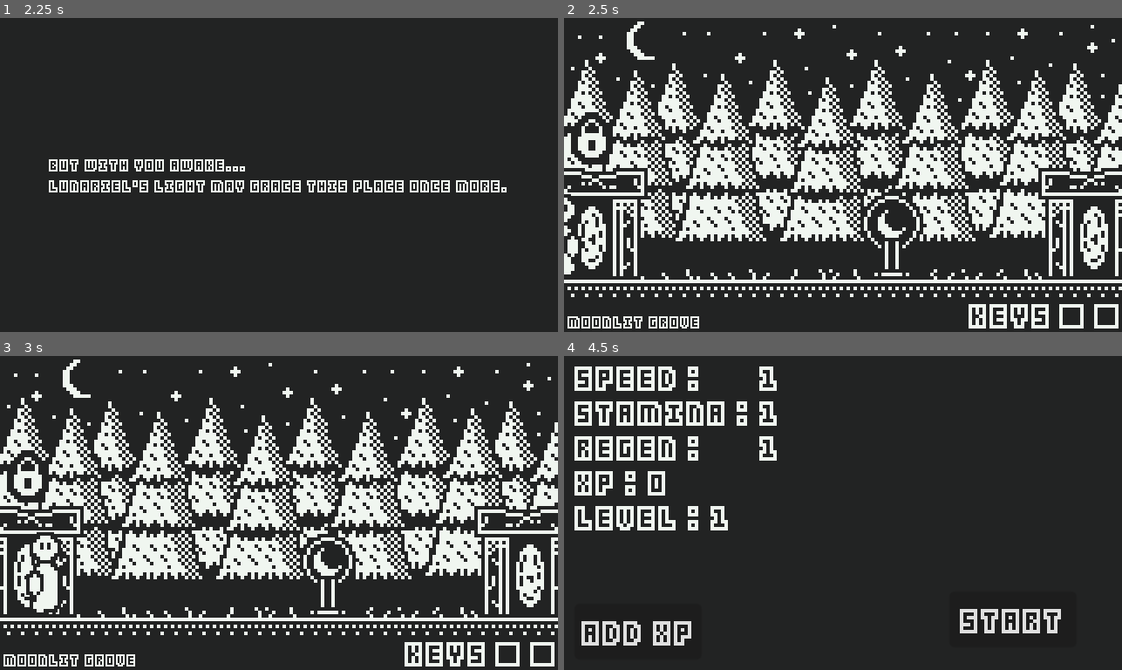
Above: before the commit, frames 1-4 (two rows, left to right).
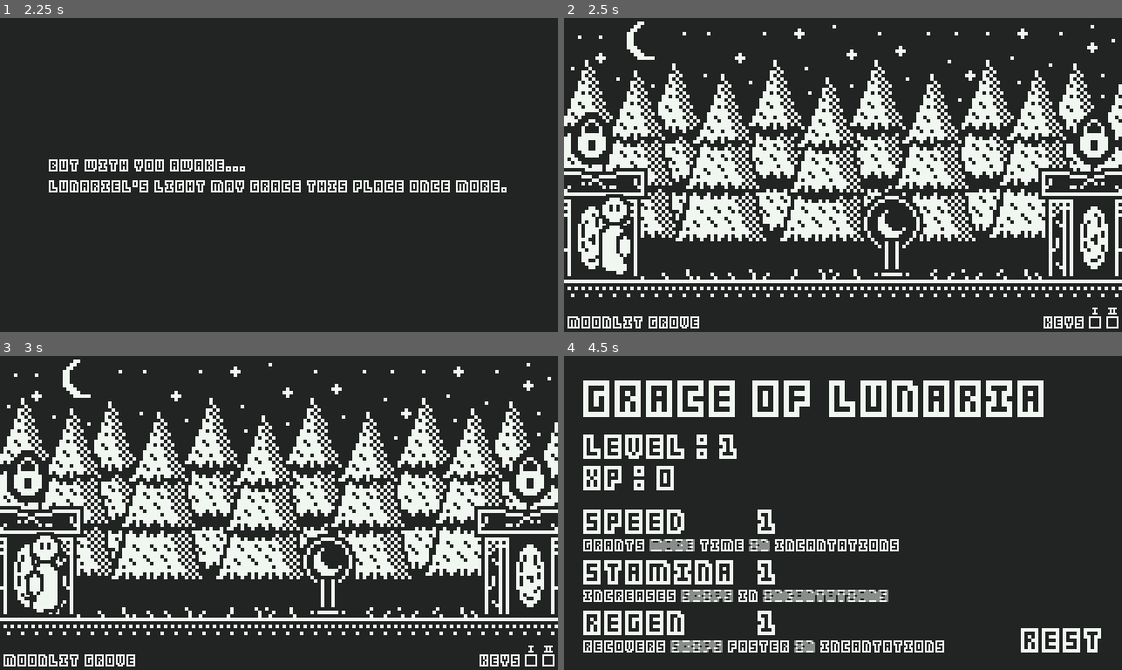
Above: after the commit, the same moments.

Repository: SolarLabyrinth/Lunariel
Game: Godot game, scene res://Scenes/MainMenu.tscn
The game is run twice, just before and just after one commit, with the same random seed, the same clock (stepped at 60 frames per second) and the same inputs.
Inputs (mouse positions are in pixels of both pictures, inside the frame that each line leads up to):
- Up to frame 1 (2.25 s): click (279, 190) at 0.5 s; tap Enter (ui_accept) at 1.25, 1.52, 2 s; move the mouse to (401, 159) at 1.27 s; hold Right (ui_right) 1.28-2.03 s; tap E (sl_interact) at 1.35 s; move the mouse to (167, 190) at 2.02 s; hold Left (ui_left) from 2.03 s (still down); click (167, 190) at 2.1 s
- Up to frame 2 (2.5 s): keep holding Left (ui_left); tap Enter (ui_accept) at 2.27 s
- Up to frame 3 (3 s): move the mouse to (334, 443) at 2.77 s; release Left (ui_left) at 2.78 s; hold Right (ui_right) from 2.78 s (still down); tap E (sl_interact) at 2.85 s
- Up to frame 4 (4.5 s): move the mouse to (815, 575) at 3.52 s; click (815, 575) at 3.6 s; tap Enter (ui_accept) at 3.77 s; move the mouse to (1010, 560) at 4.27 s; release Right (ui_right) at 4.28 s; hold Left (ui_left) from 4.28 s (still down); tap E (sl_interact) at 4.35 s

Frame 1 is identical in both runs. In frame 2, 2.5% of the frame differs, in the area x 0-100%, y 30-99%; in frame 3, 1.6%; in frame 4, 18%, in the area x 1-97%, y 3-95%.

Commit message:
locks

Diff:
--- a/Resources/player_stats.gd
+++ b/Resources/player_stats.gd
@@ -4,7 +4,7 @@
 	get():
 		return 1 + (stamina_regen - 1) + (stamina_amount - 1) + (wpm_adjustment - 1)
 
-@export var xp := 2:
+@export var xp := 0:
 	set(value):
 		var newValue = clamp(value, 0, 999)
 		if newValue != xp:
--- a/Resources/player_stats.tres
+++ b/Resources/player_stats.tres
@@ -5,17 +5,7 @@
 [resource]
 script = ExtResource("1_lqrrj")
 level = 1
-xp = 0
+xp = 2
 stamina_regen = 1
 stamina_amount = 1
 wpm_adjustment = 1
-test_wpm = 70
-test_xp_value = 1
-test_text = "By ancient light and purest flame,
-From shadow's grasp, I reclaim.
-Spirits of earth, air, water, and fire,
-Cleanse this place, lift the dire.
-From roots to leaves, night shall flee,
-Restore this forest, blessed be.
-Darkness gone, light’s embrace,
-Peace and life, now take their place."
--- a/Resources/world_stats.tres
+++ b/Resources/world_stats.tres
@@ -4,5 +4,18 @@
 
 [resource]
 script = ExtResource("1_f8e6y")
-current_level = 0
-player_x = 0
+current_level = 1
+player_x = 110.0
+player_face = "right"
+last_grace_level = null
+last_grace_x = null
+last_grace_face = null
+current_enemy_id = 0
+current_wpm = 70
+current_xp = 1
+current_text = "test"
+keys = {
+1: false,
+2: false
+}
+enemies = null
--- a/Scenes/Levels/Level1.tscn
+++ b/Scenes/Levels/Level1.tscn
@@ -6,7 +6,6 @@
 [ext_resource type="PackedScene" uid="uid://bytubugb5uuw3" path="res://Things/Player.tscn" id="2_kilnd"]
 [ext_resource type="PackedScene" uid="uid://b3ut4j5jl2dct" path="res://Things/Door.tscn" id="3_auagh"]
 [ext_resource type="Theme" uid="uid://bahunhngepcwh" path="res://Resources/ui-theme.tres" id="6_1ider"]
-[ext_resource type="PackedScene" uid="uid://cqu0feemqe45k" path="res://Things/KeysUI.tscn" id="7_m77si"]
 
 [node name="Level1" type="Node2D"]
 script = ExtResource("1_0dagy")
@@ -41,6 +40,3 @@
 fit_content = true
 scroll_active = false
 autowrap_mode = 0
-
-[node name="KeysUi" parent="." instance=ExtResource("7_m77si")]
-position = Vector2(550, 342)
--- a/Scenes/Levels/Level2.tscn
+++ b/Scenes/Levels/Level2.tscn
@@ -6,7 +6,6 @@
 [ext_resource type="PackedScene" uid="uid://bvl874wa3nmyj" path="res://Things/floor.tscn" id="2_p00eh"]
 [ext_resource type="PackedScene" uid="uid://dr71kej45meo" path="res://Things/Enemy.tscn" id="3_pf2h0"]
 [ext_resource type="Theme" uid="uid://bahunhngepcwh" path="res://Resources/ui-theme.tres" id="6_awune"]
-[ext_resource type="PackedScene" uid="uid://cqu0feemqe45k" path="res://Things/KeysUI.tscn" id="7_8uai6"]
 
 [node name="Level2" type="Node2D"]
 script = ExtResource("1_wv4bw")
@@ -46,6 +45,3 @@
 fit_content = true
 scroll_active = false
 autowrap_mode = 0
-
-[node name="KeysUi" parent="." instance=ExtResource("7_8uai6")]
-position = Vector2(550, 342)
--- a/Scenes/Levels/Level3.tscn
+++ b/Scenes/Levels/Level3.tscn
@@ -6,7 +6,6 @@
 [ext_resource type="PackedScene" uid="uid://c31pd0pwwwyci" path="res://Things/Grace.tscn" id="4_rp4xi"]
 [ext_resource type="PackedScene" uid="uid://bytubugb5uuw3" path="res://Things/Player.tscn" id="5_2fvii"]
 [ext_resource type="Theme" uid="uid://bahunhngepcwh" path="res://Resources/ui-theme.tres" id="6_l6tvp"]
-[ext_resource type="PackedScene" uid="uid://cqu0feemqe45k" path="res://Things/KeysUI.tscn" id="7_praku"]
 
 [node name="Level3" type="Node2D"]
 
@@ -45,6 +44,3 @@
 fit_content = true
 scroll_active = false
 autowrap_mode = 0
-
-[node name="KeysUi" parent="." instance=ExtResource("7_praku")]
-position = Vector2(550, 342)
--- a/Scenes/Levels/Level4.tscn
+++ b/Scenes/Levels/Level4.tscn
@@ -6,7 +6,6 @@
 [ext_resource type="PackedScene" uid="uid://bytubugb5uuw3" path="res://Things/Player.tscn" id="4_280mj"]
 [ext_resource type="PackedScene" uid="uid://dkj31suye1iqr" path="res://Things/Key.tscn" id="5_rrmxv"]
 [ext_resource type="Theme" uid="uid://bahunhngepcwh" path="res://Resources/ui-theme.tres" id="6_f02n7"]
-[ext_resource type="PackedScene" uid="uid://cqu0feemqe45k" path="res://Things/KeysUI.tscn" id="7_5etro"]
 
 [node name="Level4" type="Node2D"]
 
@@ -44,6 +43,3 @@
 fit_content = true
 scroll_active = false
 autowrap_mode = 0
-
-[node name="KeysUi" parent="." instance=ExtResource("7_5etro")]
-position = Vector2(550, 342)
--- a/Scenes/Levels/Level5.tscn
+++ b/Scenes/Levels/Level5.tscn
@@ -6,7 +6,6 @@
 [ext_resource type="PackedScene" uid="uid://c31pd0pwwwyci" path="res://Things/Grace.tscn" id="4_nvnbx"]
 [ext_resource type="PackedScene" uid="uid://bytubugb5uuw3" path="res://Things/Player.tscn" id="5_d3lse"]
 [ext_resource type="Theme" uid="uid://bahunhngepcwh" path="res://Resources/ui-theme.tres" id="6_kifn6"]
-[ext_resource type="PackedScene" uid="uid://cqu0feemqe45k" path="res://Things/KeysUI.tscn" id="7_f87t5"]
 
 [node name="Level5" type="Node2D"]
 
@@ -46,6 +45,3 @@
 fit_content = true
 scroll_active = false
 autowrap_mode = 0
-
-[node name="KeysUi" parent="." instance=ExtResource("7_f87t5")]
-position = Vector2(550, 342)
--- a/Scenes/Levels/Level6.tscn
+++ b/Scenes/Levels/Level6.tscn
@@ -6,7 +6,6 @@
 [ext_resource type="PackedScene" uid="uid://dkj31suye1iqr" path="res://Things/Key.tscn" id="4_py58y"]
 [ext_resource type="PackedScene" uid="uid://bytubugb5uuw3" path="res://Things/Player.tscn" id="4_wah20"]
 [ext_resource type="Theme" uid="uid://bahunhngepcwh" path="res://Resources/ui-theme.tres" id="6_rroaw"]
-[ext_resource type="PackedScene" uid="uid://cqu0feemqe45k" path="res://Things/KeysUI.tscn" id="7_r3t0q"]
 
 [node name="Level6" type="Node2D"]
 
@@ -43,6 +42,3 @@
 fit_content = true
 scroll_active = false
 autowrap_mode = 0
-
-[node name="KeysUi" parent="." instance=ExtResource("7_r3t0q")]
-position = Vector2(550, 342)
--- a/Scenes/Levels/Level7.tscn
+++ b/Scenes/Levels/Level7.tscn
@@ -6,7 +6,6 @@
 [ext_resource type="PackedScene" uid="uid://c31pd0pwwwyci" path="res://Things/Grace.tscn" id="4_0q1b7"]
 [ext_resource type="PackedScene" uid="uid://bytubugb5uuw3" path="res://Things/Player.tscn" id="5_546ek"]
 [ext_resource type="Theme" uid="uid://bahunhngepcwh" path="res://Resources/ui-theme.tres" id="6_3o7tk"]
-[ext_resource type="PackedScene" uid="uid://cqu0feemqe45k" path="res://Things/KeysUI.tscn" id="7_d13j5"]
 
 [node name="Level7" type="Node2D"]
 
@@ -46,6 +45,3 @@
 fit_content = true
 scroll_active = false
 autowrap_mode = 0
-
-[node name="KeysUi" parent="." instance=ExtResource("7_d13j5")]
-position = Vector2(550, 342)
--- a/Scenes/Levels/Level8.tscn
+++ b/Scenes/Levels/Level8.tscn
@@ -1,11 +1,10 @@
-[gd_scene load_steps=7 format=3 uid="uid://bxbtrpv4tcxbt"]
+[gd_scene load_steps=6 format=3 uid="uid://bxbtrpv4tcxbt"]
 
 [ext_resource type="PackedScene" uid="uid://bvl874wa3nmyj" path="res://Things/floor.tscn" id="1_i801v"]
 [ext_resource type="PackedScene" uid="uid://b3ut4j5jl2dct" path="res://Things/Door.tscn" id="2_mj0e3"]
 [ext_resource type="PackedScene" uid="uid://dr71kej45meo" path="res://Things/Enemy.tscn" id="3_upc2u"]
 [ext_resource type="PackedScene" uid="uid://bytubugb5uuw3" path="res://Things/Player.tscn" id="4_gx8dn"]
 [ext_resource type="Theme" uid="uid://bahunhngepcwh" path="res://Resources/ui-theme.tres" id="5_sfek8"]
-[ext_resource type="PackedScene" uid="uid://cqu0feemqe45k" path="res://Things/KeysUI.tscn" id="6_lbxbr"]
 
 [node name="Level8" type="Node2D"]
 
@@ -43,6 +42,3 @@
 fit_content = true
 scroll_active = false
 autowrap_mode = 0
-
-[node name="KeysUi" parent="." instance=ExtResource("6_lbxbr")]
-position = Vector2(550, 342)
--- a/Scenes/StatsScreen.tscn
+++ b/Scenes/StatsScreen.tscn
@@ -27,6 +27,14 @@
 [sub_resource type="AtlasTexture" id="AtlasTexture_vgmmq"]
 atlas = ExtResource("3_3s8br")
 region = Rect2(36, 3, 9, 9)
+
+[sub_resource type="AtlasTexture" id="AtlasTexture_yaxhj"]
+atlas = ExtResource("3_3s8br")
+region = Rect2(96, 128, 27, 11)
+
+[sub_resource type="AtlasTexture" id="AtlasTexture_5l4vv"]
+atlas = ExtResource("3_3s8br")
+region = Rect2(64, 128, 27, 11)
 
 [node name="StatsScreen" type="Node2D"]
 script = ExtResource("1_stej8")
@@ -40,66 +48,68 @@
 
 [node name="SpeedLabel" type="RichTextLabel" parent="Control"]
 layout_mode = 0
-offset_left = 6.0
-offset_right = 129.0
-offset_bottom = 28.0
-theme = ExtResource("1_ev4kd")
-text = "Speed :"
+offset_left = 10.5
+offset_top = 82.0
+offset_right = 133.5
+offset_bottom = 110.0
+theme = ExtResource("1_ev4kd")
+text = "Speed		"
 
 [node name="StaminaLabel" type="RichTextLabel" parent="Control"]
 layout_mode = 0
-offset_left = 6.0
-offset_top = 20.0
-offset_right = 129.0
-offset_bottom = 48.0
-theme = ExtResource("1_ev4kd")
-text = "Stamina :"
+offset_left = 10.5
+offset_top = 110.5
+offset_right = 133.5
+offset_bottom = 138.5
+theme = ExtResource("1_ev4kd")
+text = "Stamina	"
 
 [node name="RegenLabel" type="RichTextLabel" parent="Control"]
 layout_mode = 0
-offset_left = 6.0
-offset_top = 40.0
-offset_right = 129.0
-offset_bottom = 68.0
-theme = ExtResource("1_ev4kd")
-text = "Regen :"
+offset_left = 10.5
+offset_top = 140.0
+offset_right = 133.5
+offset_bottom = 168.0
+theme = ExtResource("1_ev4kd")
+text = "Regen		"
 
 [node name="SpeedValue" type="RichTextLabel" parent="Control"]
 unique_name_in_owner = true
 layout_mode = 0
-offset_left = 112.0
-offset_right = 129.0
-offset_bottom = 28.0
+offset_left = 111.0
+offset_top = 82.0
+offset_right = 128.0
+offset_bottom = 110.0
 theme = ExtResource("1_ev4kd")
 text = "1"
 
 [node name="StaminaValue" type="RichTextLabel" parent="Control"]
 unique_name_in_owner = true
 layout_mode = 0
-offset_left = 112.0
-offset_top = 20.0
+offset_left = 111.0
+offset_top = 110.5
+offset_right = 127.0
+offset_bottom = 138.5
+theme = ExtResource("1_ev4kd")
+text = "1"
+
+[node name="RegenValue" type="RichTextLabel" parent="Control"]
+unique_name_in_owner = true
+layout_mode = 0
+offset_left = 111.0
+offset_top = 140.0
 offset_right = 128.0
-offset_bottom = 48.0
-theme = ExtResource("1_ev4kd")
-text = "1"
-
-[node name="RegenValue" type="RichTextLabel" parent="Control"]
-unique_name_in_owner = true
-layout_mode = 0
-offset_left = 112.0
-offset_top = 40.0
-offset_right = 129.0
-offset_bottom = 68.0
+offset_bottom = 168.0
 theme = ExtResource("1_ev4kd")
 text = "1"
 
 [node name="SpeedAddButton" type="TextureButton" parent="Control"]
 unique_name_in_owner = true
 layout_mode = 0
-offset_left = 125.0
-offset_top = 4.0
-offset_right = 134.0
-offset_bottom = 13.0
+offset_left = 124.0
+offset_top = 86.0
+offset_right = 133.0
+offset_bottom = 95.0
 scale = Vector2(2, 2)
 theme = ExtResource("1_ev4kd")
 texture_normal = SubResource("AtlasTexture_regt6")
@@ -108,10 +118,10 @@
 [node name="StaminaAddButton" type="TextureButton" parent="Control"]
 unique_name_in_owner = true
 layout_mode = 0
-offset_left = 125.0
-offset_top = 24.0
-offset_right = 134.0
-offset_bottom = 33.0
+offset_left = 124.0
+offset_top = 114.5
+offset_right = 133.0
+offset_bottom = 123.5
 scale = Vector2(2, 2)
 theme = ExtResource("1_ev4kd")
 texture_normal = SubResource("AtlasTexture_4y6xp")
@@ -120,10 +130,10 @@
 [node name="RegenAddButton" type="TextureButton" parent="Control"]
 unique_name_in_owner = true
 layout_mode = 0
-offset_left = 125.0
-offset_top = 43.5
-offset_right = 134.0
-offset_bottom = 52.5
+offset_left = 124.0
+offset_top = 143.5
+offset_right = 133.0
+offset_bottom = 152.5
 scale = Vector2(2, 2)
 theme = ExtResource("1_ev4kd")
 texture_normal = SubResource("AtlasTexture_s8j7j")
@@ -132,19 +142,19 @@
 [node name="AddXPButton" type="Button" parent="Control"]
 unique_name_in_owner = true
 layout_mode = 0
-offset_left = 6.0
-offset_top = 142.0
-offset_right = 79.0
-offset_bottom = 174.0
+offset_left = 330.0
+offset_top = 102.5
+offset_right = 403.0
+offset_bottom = 134.5
 theme = ExtResource("1_ev4kd")
 text = "Add XP"
 
 [node name="XPLabel" type="RichTextLabel" parent="Control"]
 layout_mode = 0
-offset_left = 6.0
-offset_top = 60.0
-offset_right = 45.0
-offset_bottom = 88.0
+offset_left = 10.5
+offset_top = 57.0
+offset_right = 49.5
+offset_bottom = 85.0
 theme = ExtResource("1_ev4kd")
 text = "XP :"
 scroll_active = false
@@ -152,19 +162,19 @@
 [node name="XPValue" type="RichTextLabel" parent="Control"]
 unique_name_in_owner = true
 layout_mode = 0
-offset_left = 48.0
-offset_top = 60.0
-offset_right = 121.0
-offset_bottom = 88.0
+offset_left = 52.5
+offset_top = 57.0
+offset_right = 125.5
+offset_bottom = 85.0
 theme = ExtResource("1_ev4kd")
 text = "0"
 
 [node name="LevelLabel" type="RichTextLabel" parent="Control"]
 layout_mode = 0
-offset_left = 6.0
-offset_top = 80.0
-offset_right = 81.0
-offset_bottom = 108.0
+offset_left = 10.5
+offset_top = 39.0
+offset_right = 85.5
+offset_bottom = 67.0
 theme = ExtResource("1_ev4kd")
 text = "Level :"
 scroll_active = false
@@ -172,22 +182,76 @@
 [node name="Levelvalue" type="RichTextLabel" parent="Control"]
 unique_name_in_owner = true
 layout_mode = 0
-offset_left = 84.0
-offset_top = 80.0
-offset_right = 127.0
-offset_bottom = 108.0
-theme = ExtResource("1_ev4kd")
-text = "1"
-
-[node name="AddXPButton2" type="Button" parent="Control"]
-unique_name_in_owner = true
-layout_mode = 0
-offset_left = 220.5
-offset_top = 134.5
-offset_right = 293.5
-offset_bottom = 166.5
-theme = ExtResource("1_ev4kd")
-text = "Start"
+offset_left = 88.5
+offset_top = 39.0
+offset_right = 131.5
+offset_bottom = 67.0
+theme = ExtResource("1_ev4kd")
+text = "1"
+
+[node name="AddXPButton2" type="TextureButton" parent="Control"]
+unique_name_in_owner = true
+layout_mode = 0
+offset_left = 258.0
+offset_top = 151.5
+offset_right = 285.0
+offset_bottom = 162.5
+scale = Vector2(2, 2)
+theme = ExtResource("1_ev4kd")
+texture_normal = SubResource("AtlasTexture_yaxhj")
+texture_hover = SubResource("AtlasTexture_5l4vv")
+
+[node name="RichTextLabel" type="RichTextLabel" parent="Control"]
+layout_mode = 0
+offset_left = 11.0
+offset_top = 4.5
+offset_right = 278.0
+offset_bottom = 44.5
+theme = ExtResource("1_ev4kd")
+theme_override_font_sizes/normal_font_size = 24
+text = "Grace of Lunaria"
+fit_content = true
+scroll_active = false
+autowrap_mode = 0
+
+[node name="RichTextLabel2" type="RichTextLabel" parent="Control"]
+layout_mode = 0
+offset_left = 10.5
+offset_top = 102.0
+offset_right = 182.5
+offset_bottom = 114.0
+theme = ExtResource("1_ev4kd")
+theme_override_font_sizes/normal_font_size = 8
+text = "Grants More Time In Incantations"
+fit_content = true
+scroll_active = false
+autowrap_mode = 0
+
+[node name="RichTextLabel3" type="RichTextLabel" parent="Control"]
+layout_mode = 0
+offset_left = 10.5
+offset_top = 131.0
+offset_right = 182.5
+offset_bottom = 143.0
+theme = ExtResource("1_ev4kd")
+theme_override_font_sizes/normal_font_size = 8
+text = "Increases Skips In Incantations"
+fit_content = true
+scroll_active = false
+autowrap_mode = 0
+
+[node name="RichTextLabel4" type="RichTextLabel" parent="Control"]
+layout_mode = 0
+offset_left = 10.5
+offset_top = 160.0
+offset_right = 186.5
+offset_bottom = 172.0
+theme = ExtResource("1_ev4kd")
+theme_override_font_sizes/normal_font_size = 8
+text = "Recovers Skips Faster In Incantations"
+fit_content = true
+scroll_active = false
+autowrap_mode = 0
 
 [connection signal="pressed" from="Control/SpeedAddButton" to="." method="_on_speed_add_button_pressed"]
 [connection signal="pressed" from="Control/StaminaAddButton" to="." method="_on_stamina_add_button_pressed"]
--- a/Scenes/TypeingTest.tscn
+++ /dev/null
@@ -1,133 +0,0 @@
-[gd_scene load_steps=3 format=3 uid="uid://b7nwkaudy8b08"]
-
-[ext_resource type="Script" path="res://Scenes/typeing_test.gd" id="1_6w4ww"]
-[ext_resource type="FontFile" uid="uid://crkwqcajq021m" path="res://Assets/Kenney Blocks.ttf" id="3_yqw7p"]
-
-[node name="TypeingTest" type="Node2D"]
-script = ExtResource("1_6w4ww")
-
-[node name="StaminaRegenTimer" type="Timer" parent="."]
-wait_time = 5.0
-autostart = true
-
-[node name="Control" type="Control" parent="."]
-layout_mode = 3
-anchors_preset = 0
-offset_right = 40.0
-offset_bottom = 40.0
-scale = Vector2(4, 4)
-
-[node name="TestText" type="RichTextLabel" parent="Control"]
-unique_name_in_owner = true
-layout_mode = 1
-anchors_preset = -1
-anchor_left = 2.15
-anchor_top = -0.875
-anchor_right = 2.15
-anchor_bottom = -0.875
-offset_left = 74.0
-offset_top = 70.0
-offset_right = 234.0
-offset_bottom = 96.0
-theme_override_colors/default_color = Color(0.941176, 0.964706, 0.941176, 1)
-theme_override_fonts/normal_font = ExtResource("3_yqw7p")
-text = "LOREM IPSUM DOLOR SIT AMET"
-scroll_active = false
-autowrap_mode = 0
-metadata/_edit_use_anchors_ = true
-
-[node name="StaminaTextLabel" type="RichTextLabel" parent="Control"]
-layout_mode = 0
-offset_left = 3.0
-offset_right = 53.0
-offset_bottom = 13.0
-theme_override_colors/default_color = Color(0.941176, 0.964706, 0.941176, 1)
-theme_override_fonts/normal_font = ExtResource("3_yqw7p")
-theme_override_font_sizes/normal_font_size = 8
-text = "Stamina :"
-scroll_active = false
-autowrap_mode = 0
-metadata/_edit_use_anchors_ = true
-
-[node name="StaminaValueLabel" type="RichTextLabel" parent="Control"]
-unique_name_in_owner = true
-layout_mode = 0
-offset_left = 56.0
-offset_right = 85.0
-offset_bottom = 13.0
-theme_override_colors/default_color = Color(0.941176, 0.964706, 0.941176, 1)
-theme_override_fonts/normal_font = ExtResource("3_yqw7p")
-theme_override_font_sizes/normal_font_size = 8
-text = "4"
-scroll_active = false
-autowrap_mode = 0
-metadata/_edit_use_anchors_ = true
-
-[node name="WPMTextLabel" type="RichTextLabel" parent="Control"]
-layout_mode = 0
-offset_left = 3.0
-offset_top = 10.0
-offset_right = 53.0
-offset_bottom = 23.0
-theme_override_colors/default_color = Color(0.941176, 0.964706, 0.941176, 1)
-theme_override_fonts/normal_font = ExtResource("3_yqw7p")
-theme_override_font_sizes/normal_font_size = 8
-text = "WPM :"
-scroll_active = false
-autowrap_mode = 0
-metadata/_edit_use_anchors_ = true
-
-[node name="WPMValueLabel" type="RichTextLabel" parent="Control"]
-unique_name_in_owner = true
-layout_mode = 0
-offset_left = 34.0
-offset_top = 10.0
-offset_right = 63.0
-offset_bottom = 23.0
-theme_override_colors/default_color = Color(0.941176, 0.964706, 0.941176, 1)
-theme_override_fonts/normal_font = ExtResource("3_yqw7p")
-theme_override_font_sizes/normal_font_size = 8
-text = "10"
-scroll_active = false
-autowrap_mode = 0
-metadata/_edit_use_anchors_ = true
-
-[node name="StaminaTextLabel2" type="RichTextLabel" parent="Control"]
-layout_mode = 1
-anchors_preset = -1
-anchor_left = -0.57
-anchor_top = 0.736058
-anchor_right = -0.57
-anchor_bottom = 0.736058
-offset_left = 5.3
-offset_top = -45.6923
-offset_right = 55.3
-offset_bottom = -32.6923
-theme_override_colors/default_color = Color(0.941176, 0.964706, 0.941176, 1)
-theme_override_fonts/normal_font = ExtResource("3_yqw7p")
-theme_override_font_sizes/normal_font_size = 8
-text = "aa a"
-scroll_active = false
-autowrap_mode = 0
-metadata/_edit_use_anchors_ = true
-
-[node name="StaminaTextLabel3" type="RichTextLabel" parent="Control"]
-layout_mode = 1
-anchors_preset = -1
-anchor_left = -0.315
-anchor_top = 1.32212
-anchor_right = -0.315
-anchor_bottom = 1.32212
-offset_left = 7.1
-offset_top = -69.3846
-offset_right = 57.1
-offset_bottom = -56.3846
-theme_override_colors/default_color = Color(0.941176, 0.964706, 0.941176, 1)
-theme_override_fonts/normal_font = ExtResource("3_yqw7p")
-theme_override_font_sizes/normal_font_size = 8
-text = "a"
-scroll_active = false
-autowrap_mode = 0
-metadata/_edit_use_anchors_ = true
-
-[connection signal="timeout" from="StaminaRegenTimer" to="." method="_on_stamina_regen_timer_timeout"]
--- a/Scenes/main_menu.gd
+++ b/Scenes/main_menu.gd
@@ -2,6 +2,5 @@
 
 
 func _on_start_button_pressed() -> void:
-	print("asdf")
 	SceneManager.play_intro()
 	pass # Replace with function body.
--- a/Scenes/stats_screen.gd
+++ b/Scenes/stats_screen.gd
@@ -58,3 +58,7 @@
 
 func _on_add_xp_button_2_pressed() -> void:
 	SceneManager.go_back_to_previous_grace()
+
+func _input(_event: InputEvent) -> void:
+	if Input.is_action_just_pressed('sl_cheat_xp'):
+		player_data.xp += 1
--- a/Scenes/typeing_test.gd
+++ /dev/null
@@ -1,73 +0,0 @@
-extends Node2D
-
-var player_data: PlayerStats = preload("res://Resources/player_stats.tres")
-
-@export var words_per_minute = 70
-@export var text = "By ancient light and purest flame, From shadow's grasp, I reclaim. Spirits of earth, air, water, and fire, Cleanse this place, lift the dire. From roots to leaves, night shall flee, Restore this forest, blessed be. Darkness gone, light’s embrace, Peace and life, now take their place."
-
-const SCALE = 2
-const base_space_width = 3 * SCALE
-const base_char_width = 2 * 3 * SCALE
-
-var running = true
-
-@onready var TEST_TEXT_LABEL: RichTextLabel = %TestText
-@onready var STAMINA_VALUE_LABEL: RichTextLabel = %StaminaValueLabel
-@onready var WPM_VALUE_LABEL: RichTextLabel = %WPMValueLabel
-
-@onready var stamina = player_data.stamina_amount + 3:
-	get():
-		return stamina
-	set(value):
-		if value < 0:
-			stamina = 0
-		elif value > player_data.stamina_amount + 3:
-			stamina = player_data.stamina_amount + 3
-		else:
-			stamina = value
-		STAMINA_VALUE_LABEL.text = str(stamina)
-		return stamina
-
-func get_wpm():
-	return words_per_minute - (player_data.wpm_adjustment - 1) * 3
-
-func _ready() -> void:
-	TEST_TEXT_LABEL.text = text
-	WPM_VALUE_LABEL.text = str(get_wpm())
-
-func _process(delta):
-	if running:
-		TEST_TEXT_LABEL.position.x -= (wpm_to_px(get_wpm()) * delta)
-		if TEST_TEXT_LABEL.position.x <= 0:
-			print('You lose')
-			running = false
-			TEST_TEXT_LABEL.position.x = 0
-		pass
-
-func _input(event: InputEvent) -> void:
-	if event is InputEventKey and !event.is_echo() and event.is_pressed():
-		var input_char = char(event.unicode).to_upper();
-		var target_car = TEST_TEXT_LABEL.text.substr(0, 1).to_upper()
-
-		var is_correct_char = input_char == target_car
-		if !is_correct_char and stamina > 0:
-			stamina -= 1
-			is_correct_char = true
-
-		if is_correct_char:
-			var new_text_raw = TEST_TEXT_LABEL.text.substr(1)
-			var new_text = new_text_raw.strip_edges()
-			if(new_text != new_text_raw):
-				TEST_TEXT_LABEL.position.x += base_space_width - 1
-			TEST_TEXT_LABEL.position.x += base_char_width
-			TEST_TEXT_LABEL.text = new_text
-		pass
-	pass
-
-func wpm_to_px(wpm: int):
-	var px_per_second = (wpm * 5.0 * base_char_width) / 60.0
-	return px_per_second
-
-func _on_stamina_regen_timer_timeout() -> void:
-	stamina += 1
-	pass
--- a/Scenes/typing_test_2.gd
+++ b/Scenes/typing_test_2.gd
@@ -34,7 +34,9 @@
 		return stamina
 
 func calc_test_time():
-	return 60.0 * (test_text.length() / 5.0 / wpm) + 1
+	var final_wpm: float = wpm - (5 * player_data.wpm_adjustment)
+	print(final_wpm)
+	return 60.0 * (test_text.length() / 5.0 / final_wpm) + 1
 func set_time_display(value: float):
 	time_remaining_value.text = str(floor(value))
 func set_hourglass_frame():
--- a/Things/Door.tscn
+++ b/Things/Door.tscn
@@ -85,7 +85,6 @@
 
 [node name="Lock" type="Sprite2D" parent="."]
 unique_name_in_owner = true
-visible = false
 position = Vector2(0, -98)
 scale = Vector2(4, 4)
 texture = SubResource("AtlasTexture_jvo5v")
--- a/Things/KeysUI.tscn
+++ b/Things/KeysUI.tscn
@@ -5,7 +5,7 @@
 
 [sub_resource type="AtlasTexture" id="AtlasTexture_7aglg"]
 atlas = ExtResource("1_7g7wo")
-region = Rect2(0, 128, 45, 9)
+region = Rect2(0, 123, 45, 14)
 
 [sub_resource type="AtlasTexture" id="AtlasTexture_kchh0"]
 atlas = ExtResource("1_7g7wo")
@@ -48,6 +48,7 @@
 script = ExtResource("1_0pgcm")
 
 [node name="Sprite2D" type="Sprite2D" parent="."]
+position = Vector2(0, -2.5)
 texture = SubResource("AtlasTexture_7aglg")
 
 [node name="Key1" type="AnimatedSprite2D" parent="."]
--- a/Things/floor.tscn
+++ b/Things/floor.tscn
@@ -1,6 +1,7 @@
-[gd_scene load_steps=6 format=3 uid="uid://bvl874wa3nmyj"]
+[gd_scene load_steps=7 format=3 uid="uid://bvl874wa3nmyj"]
 
 [ext_resource type="Texture2D" uid="uid://6x75b45f4vsp" path="res://Assets/main-spritesheet.png" id="1_elvnv"]
+[ext_resource type="PackedScene" uid="uid://cqu0feemqe45k" path="res://Things/KeysUI.tscn" id="2_5avhg"]
 
 [sub_resource type="AtlasTexture" id="AtlasTexture_rsf1c"]
 atlas = ExtResource("1_elvnv")
@@ -91,3 +92,7 @@
 position = Vector2(320, 180)
 scale = Vector2(4, 4)
 texture = SubResource("AtlasTexture_lhfxt")
+
+[node name="KeysUi" parent="." instance=ExtResource("2_5avhg")]
+position = Vector2(593, 349)
+scale = Vector2(2, 2)
--- a/Things/keys_ui.gd
+++ b/Things/keys_ui.gd
@@ -13,7 +13,6 @@
     world_stats.keys_changed.disconnect(set_keys)
 
 func set_keys() -> void:
-    print(world_stats.keys)
     if world_stats.keys[1]:
         key1.frame = 1
     else:
--- a/project.godot
+++ b/project.godot
@@ -55,6 +55,11 @@
 "events": [Object(InputEventMouseButton,"resource_local_to_scene":false,"resource_name":"","device":-1,"window_id":0,"a …(258 unchanged characters)…
 ]
 }
+sl_cheat_xp={
+"deadzone": 0.5,
+"events": [Object(InputEventKey,"resource_local_to_scene":false,"resource_name":"","device":-1,"window_id":0,"alt_pressed":false,"shift_pressed":false,"ctrl_pressed":true,"meta_pressed":false,"pressed":false,"keycode":0,"physical_keycode":4194437,"key_label":0,"unicode":43,"location":0,"echo":false,"script":null)
+]
+}
 
 [rendering]
 
Binary file changed: Assets/main-spritesheet.aseprite
Binary file changed: Assets/main-spritesheet.png
Not shown: 1 places in Scenes/Levels/Level1.tscn that only renumber resources
Not shown: 1 places in Scenes/Levels/Level2.tscn that only renumber resources
Not shown: 1 places in Scenes/Levels/Level3.tscn that only renumber resources
Not shown: 1 places in Scenes/Levels/Level4.tscn that only renumber resources
Not shown: 1 places in Scenes/Levels/Level5.tscn that only renumber resources
Not shown: 1 places in Scenes/Levels/Level6.tscn that only renumber resources
Not shown: 1 places in Scenes/Levels/Level7.tscn that only renumber resources
Not shown: 1 places in Scenes/StatsScreen.tscn that only renumber resources
